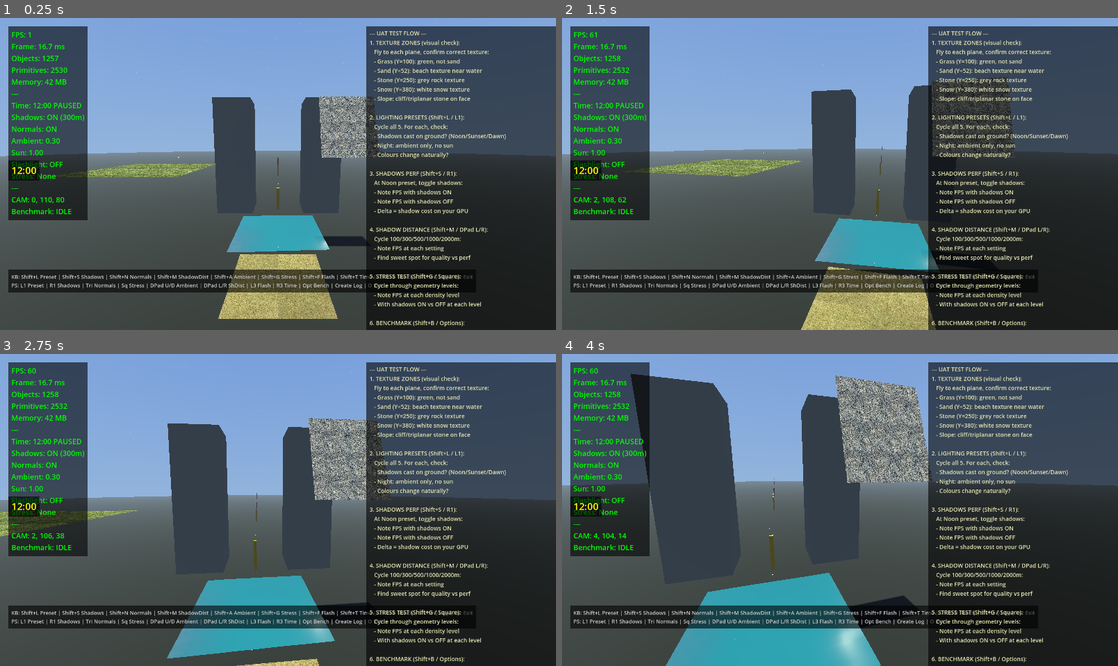
Above: before the commit, frames 1-4 (two rows, left to right).
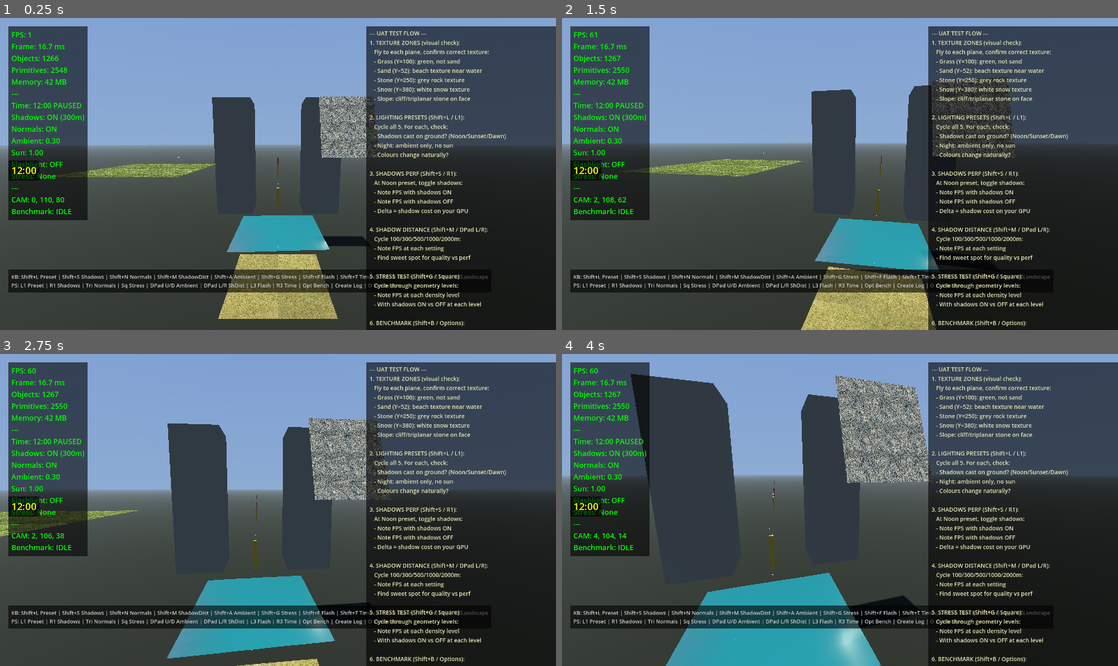
Above: after the commit, the same moments.

Repository: shovelhead24/possession
Game: Godot game, scene res://lighting_test.tscn
Same seed, same stepped clock (60 frames per second), same inputs: the game is played once before the commit and once after it.
Inputs (mouse positions are in pixels of both pictures, inside the frame that each line leads up to):
- Up to frame 1 (0.25 s): no input
- Up to frame 2 (1.5 s): tap Enter (ui_accept) at 0.5 s; move the mouse to (867, 174) at 0.52 s; hold W (move_forward) from 0.53 s (still down); tap E (interact) at 0.6 s; click (867, 174) at 0.67 s; tap Space (jump) at 0.77 s; move the mouse to (812, 174) at 1.27 s; click (812, 174) at 1.35 s
- Up to frame 3 (2.75 s): keep holding W (move_forward); tap Space (jump) at 1.52 s; move the mouse to (289, 503) at 2.02 s; hold Q (switch_weapon) from 2.03 s (still down); click (289, 503) at 2.17 s
- Up to frame 4 (4 s): keep holding W (move_forward); move the mouse to (834, 516) at 2.77 s; release Q (switch_weapon) at 2.78 s; tap F (toggle_fly) at 2.85 s; click (834, 516) at 2.92 s; tap Space (jump) at 3.02, 3.77 s; move the mouse to (878, 513) at 3.52 s; hold Shift from 3.53 s (still down); click (878, 513) at 3.67 s

The runs differ from the first frame. In frame 1, 3.5% of the frame differs, in the area x 0-100%, y 1-87%; in frame 2, 3.5%; in frame 3, 3.2%; in frame 4, 2.7%.

Commit message:
F2 toggle, chunk stress test, 10km scene, water/skirt optimization
- F2 toggles between lighting test and landscape (replaces F3)
- Added chunk_1k/5k/20k benchmark passes with terrain plane MultiMesh
- Extended test scene to 10km: 22km ground, 12km sky dome, 15km camera far
- Distance posts to 10km, shadow distances to 10km, fog pushed to 5-10km
- Water plane shrunk from 21km to 6km for structured terrain (12x less area)
- Skirts skipped for LOD >= 3 (saves ~148k tris across ~18.5k distant chunks)

Co-Authored-By: Claude Opus 4.6 <noreply@anthropic.com>

Diff:
--- a/game/lighting_test_controller.gd
+++ b/game/lighting_test_controller.gd
@@ -16,7 +16,7 @@
 #   Shift+T / R3 = toggle time flow (pause/play day cycle)
 #   Shift+B / Options = start/stop benchmark (tests all settings)
 #   Shift+Q / Create = write CSV log to logs/
-#   F2, Escape / Circle = return to world.tscn
+#   F2 / Circle = return to world.tscn (toggle)
 
 # -- Camera --
 var camera: Camera3D
@@ -48,7 +48,7 @@
 var current_preset: int = 0
 
 # -- A/B toggles --
-var shadow_distances := [100.0, 300.0, 500.0, 1000.0, 2000.0]
+var shadow_distances := [100.0, 300.0, 500.0, 1000.0, 2000.0, 5000.0, 10000.0]
 var shadow_dist_idx: int = 1  # Start at 300
 var ambient_levels := [0.1, 0.2, 0.3, 0.5, 0.8]
 var ambient_idx: int = 2  # Start at 0.3
@@ -77,8 +77,8 @@
 # -- Geometry stress test --
 var stress_node: Node3D = null
 var stress_level: int = 0
-var stress_levels := [0, 500, 2000, 10000, 50000, 100000]
-var stress_level_names := ["None", "500", "2k", "10k", "50k", "100k"]
+var stress_levels := [0, 500, 2000, 10000, 50000, 100000, 1000, 5000, 20000]
+var stress_level_names := ["None", "500", "2k", "10k", "50k", "100k", "chunk_1k", "chunk_5k", "chunk_20k"]
 var stress_materials: Array = []  # 4 StandardMaterial3D with terrain textures
 
 # -- Flashlight --
@@ -99,6 +99,9 @@
 	{"label": "stress_10k", "shadows": true, "shadow_dist": 300.0, "stress": 3},
 	{"label": "stress_50k", "shadows": true, "shadow_dist": 300.0, "stress": 4},
 	{"label": "stress_100k", "shadows": true, "shadow_dist": 300.0, "stress": 5},
+	{"label": "chunk_1k",   "shadows": true, "shadow_dist": 300.0,  "stress": 6},
+	{"label": "chunk_5k",   "shadows": true, "shadow_dist": 300.0,  "stress": 7},
+	{"label": "chunk_20k",  "shadows": true, "shadow_dist": 1000.0, "stress": 8},
 ]
 var benchmark_pass_idx: int = 0
 
@@ -126,6 +129,7 @@
 	camera = Camera3D.new()
 	camera.name = "TestCamera"
 	camera.position = Vector3(0, 110, 80)
+	camera.far = 15000.0
 	camera.current = true
 	add_child(camera)
 	pitch = -0.15
@@ -241,10 +245,9 @@
 				KEY_Q:
 					_write_log()
 		else:
-			match event.keycode:
-				KEY_F3:
-					Input.mouse_mode = Input.MOUSE_MODE_VISIBLE
-					get_tree().change_scene_to_file("res://world.tscn")
+			if event.is_action_pressed("lighting_test"):
+				Input.mouse_mode = Input.MOUSE_MODE_VISIBLE
+				get_tree().change_scene_to_file("res://world.tscn")
 
 func _poll_controller():
 	# Poll controller buttons with edge detection — more reliable than
@@ -305,7 +308,9 @@
 	environment.ambient_light_energy = 0.3
 	environment.fog_enabled = true
 	environment.fog_light_color = Color(0.52, 0.62, 0.78)
-	environment.fog_density = 0.0002
+	environment.fog_density = 0.00008
+	environment.fog_depth_begin = 5000.0
+	environment.fog_depth_end = 10000.0
 	world_env.environment = environment
 	add_child(world_env)
 
@@ -380,10 +385,10 @@
 	sky_material.shader = dome_shader
 
 	var sphere = SphereMesh.new()
-	sphere.radius = 2000.0
-	sphere.height = 4000.0
-	sphere.radial_segments = 32
-	sphere.rings = 16
+	sphere.radius = 12000.0
+	sphere.height = 24000.0
+	sphere.radial_segments = 24
+	sphere.rings = 12
 
 	sky_dome = MeshInstance3D.new()
 	sky_dome.name = "SkyDome"
@@ -407,7 +412,7 @@
 	var floor_mi = MeshInstance3D.new()
 	floor_mi.name = "GroundFloor"
 	var floor_plane = PlaneMesh.new()
-	floor_plane.size = Vector2(4000, 4000)
+	floor_plane.size = Vector2(22000, 22000)
 	floor_mi.mesh = floor_plane
 	var floor_mat = StandardMaterial3D.new()
 	floor_mat.albedo_color = Color(0.12, 0.14, 0.12)
@@ -438,7 +443,7 @@
 	_add_monolith_pair(geo, Vector3(0, 35, -150))
 
 	# -- Distance posts (shadow/LOD reference markers) --
-	var post_distances = [100, 300, 500, 1000, 1500, 2000]
+	var post_distances = [100, 300, 500, 1000, 2000, 3000, 5000, 7000, 10000]
 	for d in post_distances:
 		_add_distance_post(geo, d)
 
@@ -702,6 +707,11 @@
 	if count == 0:
 		return
 
+	# Chunk stress tests (indices 6-8) use terrain planes instead of boxes
+	if stress_level >= 6:
+		_build_chunk_stress(count)
+		return
+
 	# Use MultiMesh for efficiency at high counts
 	var box = BoxMesh.new()
 	box.size = Vector3(1.5, 4.0, 1.5)
@@ -736,6 +746,39 @@
 			mmi.material_override = stress_materials[g]
 		stress_node.add_child(mmi)
 
+func _build_chunk_stress(count: int):
+	# Simulate terrain chunk rendering with 100x100m terrain planes
+	var plane = PlaneMesh.new()
+	plane.size = Vector2(100, 100)
+	plane.subdivide_width = 4
+	plane.subdivide_depth = 4  # 32 tris per plane, matching LOD2-3
+
+	var cols = ceili(sqrt(float(count)))
+	var spacing = 100.0  # Tile-to-tile, no gaps
+
+	var mm = MultiMesh.new()
+	mm.transform_format = MultiMesh.TRANSFORM_3D
+	mm.mesh = plane
+	mm.instance_count = count
+
+	var half_extent = cols * spacing / 2.0
+	for i in range(count):
+		var col = i % cols
+		var row = i / cols
+		var pos = Vector3(
+			-half_extent + col * spacing + spacing / 2.0,
+			50,
+			-half_extent + row * spacing + spacing / 2.0
+		)
+		mm.set_instance_transform(i, Transform3D(Basis.IDENTITY, pos))
+
+	var mmi = MultiMeshInstance3D.new()
+	mmi.multimesh = mm
+	if terrain_material:
+		mmi.material_override = terrain_material
+	mmi.cast_shadow = GeometryInstance3D.SHADOW_CASTING_SETTING_OFF
+	stress_node.add_child(mmi)
+
 # ------------------------------------------------------------------ #
 #  HUD                                                                #
 # ------------------------------------------------------------------ #
@@ -771,7 +814,7 @@
 	controls_label.add_theme_font_size_override("font_size", 13)
 	controls_label.add_theme_color_override("font_color", Color(0.8, 0.8, 0.8))
 	controls_label.add_theme_stylebox_override("normal", label_bg)
-	controls_label.text = "KB: Shift+L Preset | Shift+S Shadows …(98 unchanged characters)… +T Time | Shift+B Bench | Shift+Q Log | Esc Exit\nPS: L1 Preset | R1 Shadows | Tri Normals | Sq Stress | DPad U/D Ambient | DPad L/R ShDist | L3 Flash | R3 Time | Opt Bench | Create Log | O Exit"
+	controls_label.text = "KB: Shift+L Preset | Shift+S Shadows …(98 unchanged characters)… +T Time | Shift+B Bench | Shift+Q Log | F2 Landscape\nPS: L1 Preset | R1 Shadows | Tri Normals | Sq Stress | DPad U/D Ambient | DPad L/R ShDist | L3 Flash | R3 Time | Opt Bench | Create Log | O Landscape"
 	hud.add_child(controls_label)
 
 	# UAT test checklist — right side of screen
@@ -859,8 +902,9 @@
 		Vector3(-50, 390, 20),  # Looking at snow plane (Y=380)
 		Vector3(50, 110, -40),  # Looking at slope ramp (Y=100)
 		Vector3(0, 55, -40),    # Looking at water (Y=48)
-		Vector3(0, 80, -100),   # Looking at monoliths
-		Vector3(0, 110, 80),    # Back to start — looking at everything
+		Vector3(0, 80, -100),    # Looking at monoliths
+		Vector3(0, 200, -5000),  # Distant — tests 10km render/fog
+		Vector3(0, 110, 80),     # Back to start — looking at everything
 	]
 	benchmark_look_targets = [
 		Vector3(-50, 100, 0),
@@ -870,6 +914,7 @@
 		Vector3(50, 100, -60),
 		Vector3(0, 48, -60),
 		Vector3(0, 35, -150),
+		Vector3(0, 50, -8000),
 		Vector3(0, 100, -50),
 	]
 
--- a/game/player.gd
+++ b/game/player.gd
@@ -208,8 +208,6 @@
 	if event.is_action_pressed("lighting_test"):
 		Input.mouse_mode = Input.MOUSE_MODE_VISIBLE
 		get_tree().change_scene_to_file("res://lighting_test.tscn")
-
-	# F3 — already in landscape, no-op (F3 is used from lighting_test to get here)
 
 	# Zoom — R3 cycles 1× → 1.5× → 3× → 10× → back to 1×
 	if event.is_action_pressed("zoom"):
--- a/game/project.godot
+++ b/game/project.godot
@@ -117,11 +117,6 @@
 "events": [Object(InputEventKey,"resource_local_to_scene":false,"resource_name":"","device":-1,"window_id":0,"alt_press …(195 unchanged characters)…
 ]
 }
-landscape={
-"deadzone": 0.2,
-"events": [Object(InputEventKey,"resource_local_to_scene":false,"resource_name":"","device":-1,"window_id":0,"alt_pressed":false,"shift_pressed":false,"ctrl_pressed":false,"meta_pressed":false,"pressed":false,"keycode":0,"physical_keycode":4194334,"key_label":0,"unicode":0,"location":0,"echo":false,"script":null)
-]
-}
 
 [rendering]
 
--- a/game/terrain_chunk.gd
+++ b/game/terrain_chunk.gd
@@ -241,107 +241,40 @@
 	# Rebuild (generate_terrain recreates mesh, collision for LOD0-1, shader params)
 	generate_terrain()
 
-func generate_terrain():
-	var start_time = Time.get_ticks_msec()
-	_ensure_offsets_sized()
-
-	# Skirt must be deep enough to cover height mismatches between adjacent chunks.
-	# Coarser LODs have larger height steps between chunks, so scale accordingly.
-	skirt_depth = 80.0 + current_lod * 100.0  # LOD0=80 LOD1=180 LOD2=280 LOD3=380 (scaled for 100m chunks)
-
-	# Create mesh instance
-	mesh_instance = MeshInstance3D.new()
-	add_child(mesh_instance)
-
-	# Generate mesh
-	var array_mesh = ArrayMesh.new()
-	var arrays = []
-	arrays.resize(Mesh.ARRAY_MAX)
-
-	var vertices = PackedVector3Array()
-	var uvs = PackedVector2Array()
-	var normals = PackedVector3Array()
-	var colors = PackedColorArray()
-
-	# Generate vertices
-	# Mesh is centered at chunk position, covering local coords [-chunk_size/2, +chunk_size/2]
-	# Height sampling must use matching world coords (no offset!)
-	for z in range(resolution + 1):
-		for x in range(resolution + 1):
-			var local_x = (float(x) / float(resolution)) * chunk_size - chunk_size / 2.0
-			var local_z = (float(z) / float(resolution)) * chunk_size - chunk_size / 2.0
-
-			# World position = chunk position + local offset (NO extra offset!)
-			var world_x = position.x + local_x
-			var world_z = position.z + local_z
-
-			var height = get_height_at_world_pos(world_x, world_z)
-
-			vertices.push_back(Vector3(local_x, height, local_z))
-			uvs.push_back(Vector2(float(x) / float(resolution), float(z) / float(resolution)))
-			# Placeholder color - will be recalculated after normals
-			colors.push_back(Color.WHITE)
-
-	# Generate indices for triangles
-	var indices = PackedInt32Array()
-
-	for z in range(resolution):
-		for x in range(resolution):
-			var idx = z * (resolution + 1) + x
-
-			indices.push_back(idx)
-			indices.push_back(idx + 1)
-			indices.push_back(idx + resolution + 1)
-
-			indices.push_back(idx + 1)
-			indices.push_back(idx + resolution + 2)
-			indices.push_back(idx + resolution + 1)
-
-	# Add skirts to hide seams between LOD levels
-	var main_vert_count = vertices.size()
-
-	# For each edge, add dropped vertices and triangles
+func _generate_skirts(vertices: PackedVector3Array, uvs: PackedVector2Array, colors: PackedColorArray, indices: PackedInt32Array, res: int, main_vert_count: int):
 	# Bottom edge (z = 0)
-	for x in range(resolution + 1):
-		var idx = x  # Bottom edge vertex index
+	for x in range(res + 1):
+		var idx = x
 		var vert = vertices[idx]
-		var skirt_vert = Vector3(vert.x, vert.y - skirt_depth, vert.z)
-		vertices.push_back(skirt_vert)
+		vertices.push_back(Vector3(vert.x, vert.y - skirt_depth, vert.z))
 		uvs.push_back(uvs[idx])
 		colors.push_back(colors[idx])
-
 	# Top edge (z = resolution)
-	for x in range(resolution + 1):
-		var idx = resolution * (resolution + 1) + x
+	for x in range(res + 1):
+		var idx = res * (res + 1) + x
 		var vert = vertices[idx]
-		var skirt_vert = Vector3(vert.x, vert.y - skirt_depth, vert.z)
-		vertices.push_back(skirt_vert)
+		vertices.push_back(Vector3(vert.x, vert.y - skirt_depth, vert.z))
 		uvs.push_back(uvs[idx])
 		colors.push_back(colors[idx])
-
 	# Left edge (x = 0)
-	for z in range(resolution + 1):
-		var idx = z * (resolution + 1)
+	for z in range(res + 1):
+		var idx = z * (res + 1)
 		var vert = vertices[idx]
-		var skirt_vert = Vector3(vert.x, vert.y - skirt_depth, vert.z)
-		vertices.push_back(skirt_vert)
+		vertices.push_back(Vector3(vert.x, vert.y - skirt_depth, vert.z))
 		uvs.push_back(uvs[idx])
 		colors.push_back(colors[idx])
-
 	# Right edge (x = resolution)
-	for z in range(resolution + 1):
-		var idx = z * (resolution + 1) + resolution
+	for z in range(res + 1):
+		var idx = z * (res + 1) + res
 		var vert = vertices[idx]
-		var skirt_vert = Vector3(vert.x, vert.y - skirt_depth, vert.z)
-		vertices.push_back(skirt_vert)
+		vertices.push_back(Vector3(vert.x, vert.y - skirt_depth, vert.z))
 		uvs.push_back(uvs[idx])
 		colors.push_back(colors[idx])
 
 	# Create skirt triangles
 	var skirt_offset = main_vert_count
-
-	# Bottom edge skirt triangles (face -Z, outward from bottom edge)
-	for x in range(resolution):
+	# Bottom edge
+	for x in range(res):
 		var top_left = x
 		var top_right = x + 1
 		var bot_left = skirt_offset + x
@@ -352,13 +285,11 @@
 		indices.push_back(top_right)
 		indices.push_back(bot_right)
 		indices.push_back(bot_left)
-
-	skirt_offset += resolution + 1
-
-	# Top edge skirt triangles (face +Z, outward from top edge)
-	for x in range(resolution):
-		var top_left = resolution * (resolution + 1) + x
-		var top_right = resolution * (resolution + 1) + x + 1
+	skirt_offset += res + 1
+	# Top edge
+	for x in range(res):
+		var top_left = res * (res + 1) + x
+		var top_right = res * (res + 1) + x + 1
 		var bot_left = skirt_offset + x
 		var bot_right = skirt_offset + x + 1
 		indices.push_back(top_left)
@@ -367,13 +298,11 @@
 		indices.push_back(top_right)
 		indices.push_back(bot_left)
 		indices.push_back(bot_right)
-
-	skirt_offset += resolution + 1
-
-	# Left edge skirt triangles (face -X, outward from left edge)
-	for z in range(resolution):
-		var top_idx = z * (resolution + 1)
-		var bot_idx = (z + 1) * (resolution + 1)
+	skirt_offset += res + 1
+	# Left edge
+	for z in range(res):
+		var top_idx = z * (res + 1)
+		var bot_idx = (z + 1) * (res + 1)
 		var top_skirt = skirt_offset + z
 		var bot_skirt = skirt_offset + z + 1
 		indices.push_back(top_idx)
@@ -382,13 +311,11 @@
 		indices.push_back(top_skirt)
 		indices.push_back(bot_skirt)
 		indices.push_back(bot_idx)
-
-	skirt_offset += resolution + 1
-
-	# Right edge skirt triangles (face +X, outward from right edge)
-	for z in range(resolution):
-		var top_idx = z * (resolution + 1) + resolution
-		var bot_idx = (z + 1) * (resolution + 1) + resolution
+	skirt_offset += res + 1
+	# Right edge
+	for z in range(res):
+		var top_idx = z * (res + 1) + res
+		var bot_idx = (z + 1) * (res + 1) + res
 		var top_skirt = skirt_offset + z
 		var bot_skirt = skirt_offset + z + 1
 		indices.push_back(top_idx)
@@ -397,6 +324,68 @@
 		indices.push_back(bot_idx)
 		indices.push_back(bot_skirt)
 		indices.push_back(top_skirt)
+
+func generate_terrain():
+	var start_time = Time.get_ticks_msec()
+	_ensure_offsets_sized()
+
+	# Skirt must be deep enough to cover height mismatches between adjacent chunks.
+	# Coarser LODs have larger height steps between chunks, so scale accordingly.
+	skirt_depth = 80.0 + current_lod * 100.0  # LOD0=80 LOD1=180 LOD2=280 LOD3=380 (scaled for 100m chunks)
+
+	# Create mesh instance
+	mesh_instance = MeshInstance3D.new()
+	add_child(mesh_instance)
+
+	# Generate mesh
+	var array_mesh = ArrayMesh.new()
+	var arrays = []
+	arrays.resize(Mesh.ARRAY_MAX)
+
+	var vertices = PackedVector3Array()
+	var uvs = PackedVector2Array()
+	var normals = PackedVector3Array()
+	var colors = PackedColorArray()
+
+	# Generate vertices
+	# Mesh is centered at chunk position, covering local coords [-chunk_size/2, +chunk_size/2]
+	# Height sampling must use matching world coords (no offset!)
+	for z in range(resolution + 1):
+		for x in range(resolution + 1):
+			var local_x = (float(x) / float(resolution)) * chunk_size - chunk_size / 2.0
+			var local_z = (float(z) / float(resolution)) * chunk_size - chunk_size / 2.0
+
+			# World position = chunk position + local offset (NO extra offset!)
+			var world_x = position.x + local_x
+			var world_z = position.z + local_z
+
+			var height = get_height_at_world_pos(world_x, world_z)
+
+			vertices.push_back(Vector3(local_x, height, local_z))
+			uvs.push_back(Vector2(float(x) / float(resolution), float(z) / float(resolution)))
+			# Placeholder color - will be recalculated after normals
+			colors.push_back(Color.WHITE)
+
+	# Generate indices for triangles
+	var indices = PackedInt32Array()
+
+	for z in range(resolution):
+		for x in range(resolution):
+			var idx = z * (resolution + 1) + x
+
+			indices.push_back(idx)
+			indices.push_back(idx + 1)
+			indices.push_back(idx + resolution + 1)
+
+			indices.push_back(idx + 1)
+			indices.push_back(idx + resolution + 2)
+			indices.push_back(idx + resolution + 1)
+
+	# Add skirts to hide seams between LOD levels (skip for distant LODs — fog hides seams)
+	var main_vert_count = vertices.size()
+
+	if current_lod <= 2:
+		_generate_skirts(vertices, uvs, colors, indices, resolution, main_vert_count)
 
 	# Calculate normals
 	for i in range(vertices.size()):
--- a/game/terrain_manager.gd
+++ b/game/terrain_manager.gd
@@ -490,8 +490,12 @@
 	water_plane.name = "GlobalWater"
 
 	var plane_mesh = PlaneMesh.new()
-	# Make it large enough to cover view distance with margin
-	var water_size = (view_distance + 5) * chunk_size * 2.0
+	# Size water plane to cover actual water features, not the entire world
+	var water_size: float
+	if use_structured_terrain:
+		water_size = (plains_radius + 1000.0) * 2.0  # 6km — covers river/plains + margin
+	else:
+		water_size = (view_distance + 5) * chunk_size * 2.0  # Full coverage for noise terrain
 	plane_mesh.size = Vector2(water_size, water_size)
 	plane_mesh.subdivide_width = 64  # Subdivisions for wave animation
 	plane_mesh.subdivide_depth = 64
